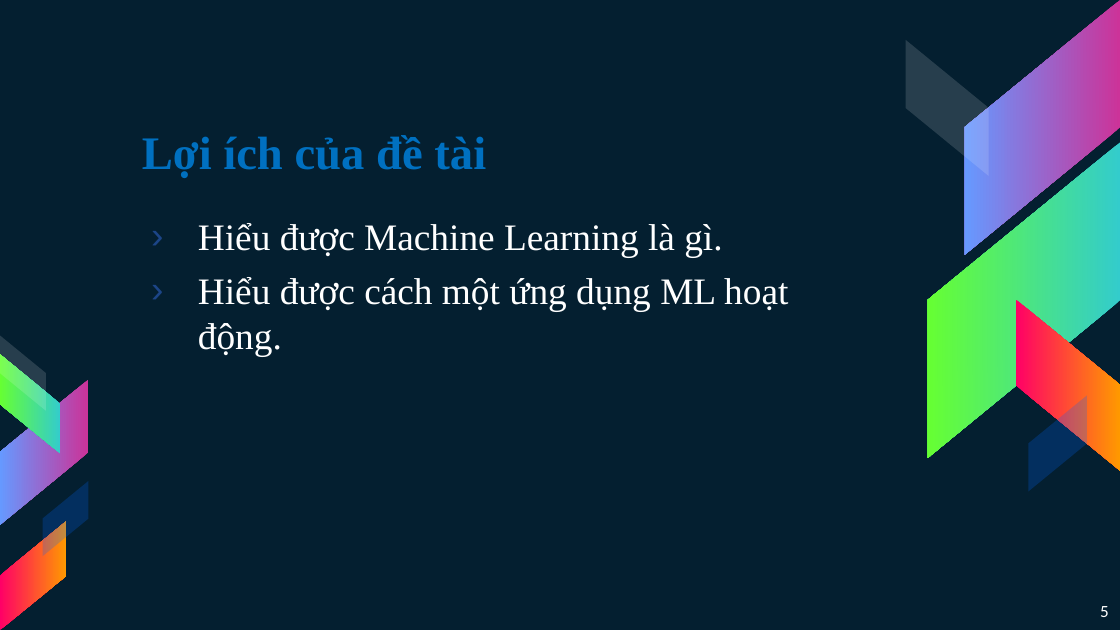
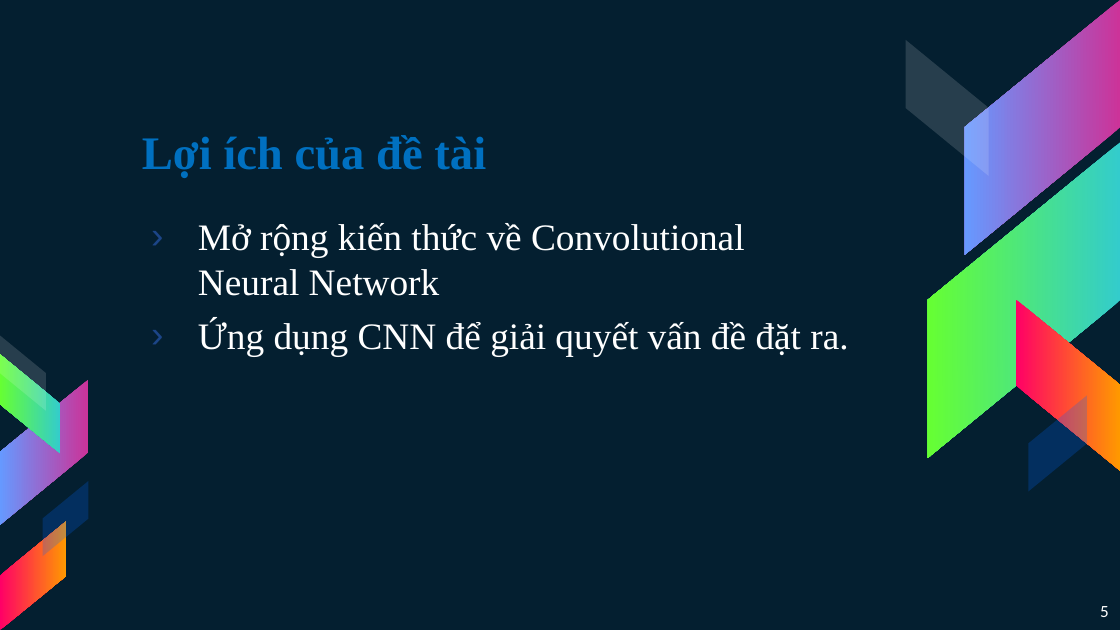
Before and after one commit to 15110383/MachineLearning, a slide deck: slide 5 of MALE.pptx. Drawn at 1120x630 pixels with LibreOffice and Linux fonts; fonts in the diff are those of the drawing. Boxes give left, top, right and bottom in pixels: in the first picture for what was removed or moved away, otherwise in the second. Text is boxed around its words. In the diff, an @@ line names an element or a change of style, - is before the commit and + after.

```diff
--- a/MALE.pptx
+++ b/MALE.pptx
@@ text at box(198, 223, 848, 356): text changed @@
-› Hiểu được Machine Learning là gì.
-› Hiểu được cách một ứng dụng ML hoạt động.
+› Mở rộng kiến thức về Convolutional Neural Network
+› Ứng dụng CNN để giải quyết vấn đề đặt ra.
```
Also in this commit, not shown: 1 other slide changed, 16 other files.
